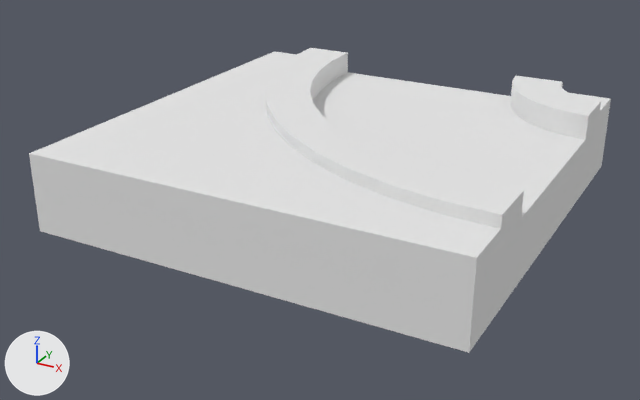
What one commit did to the OBJ model Razor/maps/assets/kenney_3droadpack_updated/Models/roadTile_235.obj.
Before and after are seen from a camera (50 mm lens) standing at (4.2, -3.77, 2.56) and looking at (1.41, 1.3, 0.02). Arrows for +X, +Y and +Z are at lower left; the lights stay in place. Where no turn or scale is listed for an object, it has been applied to the vertices.

In view in the first picture: 'roadTile_235'.
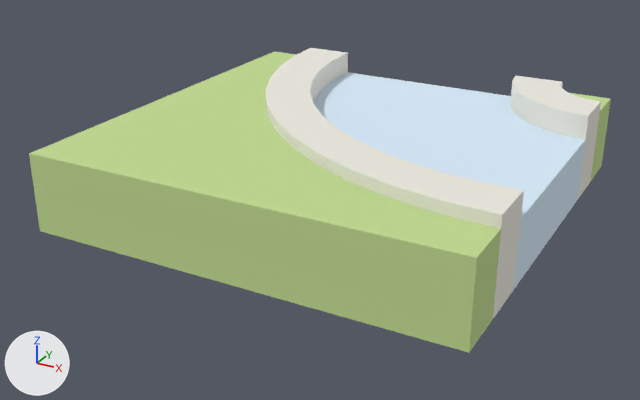
What differs and where, as boxes [x1, y1, x2, y2] in the pictures (640 x 400 px):
'roadTile_235', recoloured: [29, 51, 611, 353] in both

Patch to the scene script:
```diff
--- a/Razor/maps/assets/kenney_3droadpack_updated/Models/roadTile_235.obj.py
+++ b/Razor/maps/assets/kenney_3droadpack_updated/Models/roadTile_235.obj.py
@@ mat_water @@
 mat_water = principled_material('Water')
-mat_water.base_color = (0.8, 0.8, 0.8)  # white #e7e7e7
+mat_water.base_color = (0.69, 0.843, 0.965)  # white #d8edfb
 mat_water.roughness = 1.0
@@ mat_grass @@
 mat_grass = principled_material('Grass')
-mat_grass.base_color = (0.8, 0.8, 0.8)  # white #e7e7e7
+mat_grass.base_color = (0.541, 0.71, 0.286)  # green #c2db92
 mat_grass.roughness = 1.0
```
